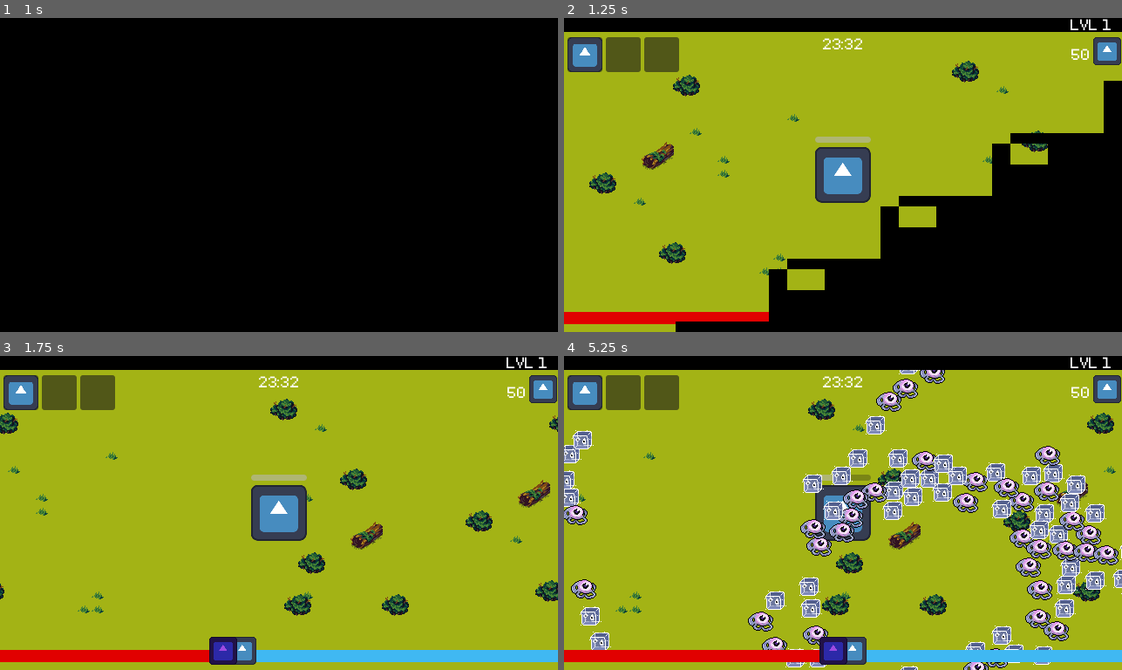
Above: before the commit, frames 1-4 (two rows, left to right).
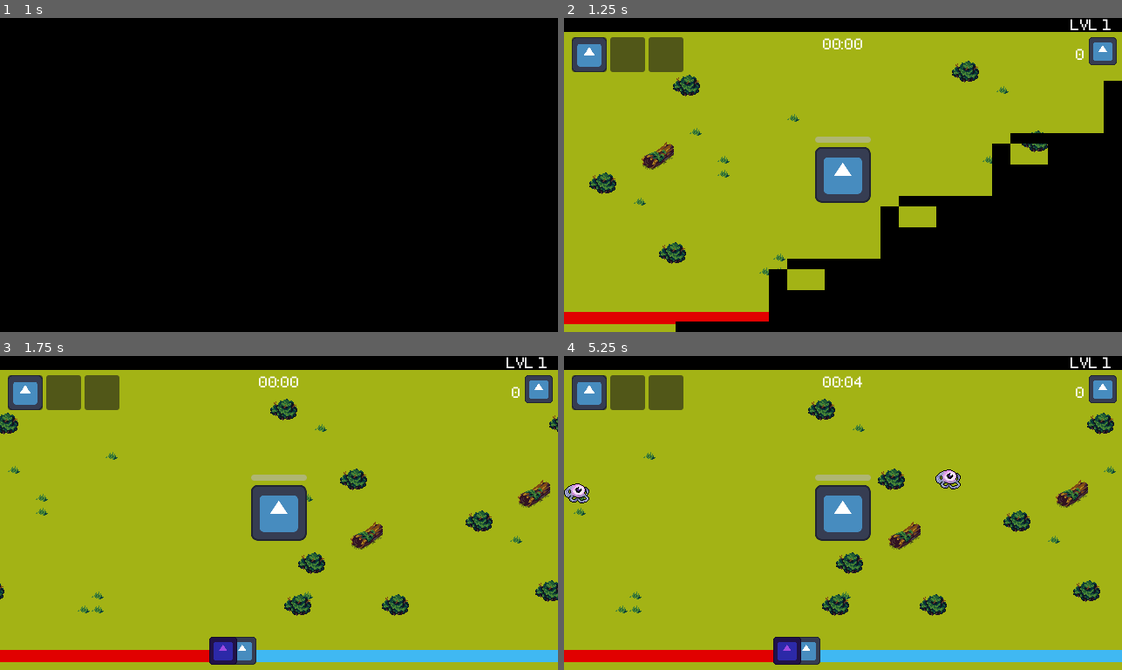
Above: after the commit, the same moments.

Repository: CIlie23/Untitled-MicroJam-69-Game
Game: Godot game, scene res://scenes/MenuScenes/main_menu.tscn
The game is run twice, just before and just after one commit, with the same random seed, the same clock (stepped at 60 frames per second) and the same inputs. The engine's default icon, where the game draws it, is replaced by a stand-in: a white triangle on a blue panel in a dark square.
Inputs (mouse positions are in pixels of both pictures, inside the frame that each line leads up to):
- Up to frame 1 (1 s): click "PLAY" at 0.5 s
- Up to frame 2 (1.25 s): no input
- Up to frame 3 (1.75 s): move the mouse to (401, 497) at 1.27 s; hold D (move_right) from 1.28 s (still down); click (401, 497) at 1.42 s
- Up to frame 4 (5.25 s): move the mouse to (731, 528) at 2.02 s; release D (move_right) at 2.03 s; hold S (move_down) 2.03-2.78 s; move the mouse to (898, 443) at 2.77 s; hold D (move_right) 2.78-3.53 s; move the mouse to (815, 575) at 3.52 s; hold W (move_up) 3.53-4.28 s; click (815, 575) at 3.67 s; move the mouse to (1010, 560) at 4.27 s; hold A (move_left) from 4.28 s (still down); move the mouse to (675, 465) at 5.02 s

Frame 1 is identical in both runs. In frame 2, 1.1% of the frame differs, in the area x 0-100%, y 6-18%; in frame 3, 1.1%; in frame 4, 16%, in the area x 0-100%, y 4-100%.

Commit message:
fix

Diff:
--- a/scenes/Cards/card.tscn
+++ b/scenes/Cards/card.tscn
@@ -5,6 +5,7 @@
 [ext_resource type="Shader" uid="uid://lkuwaqgpubaf" path="res://scenes/Cards/card.gdshader" id="2_3drot"]
 [ext_resource type="Texture2D" uid="uid://c3mdlqqo0cwoa" path="res://assets/monsters/2.png" id="5_avk55"]
 [ext_resource type="Texture2D" uid="uid://cupglc11tjolx" path="res://assets/textures/Tiles_A_white.png" id="5_t5m02"]
+[ext_resource type="FontFile" uid="uid://bq5vkmfwi2qco" path="res://assets/fonts/Cairopixel.ttf" id="6_avk55"]
 
 [sub_resource type="FastNoiseLite" id="FastNoiseLite_kntej"]
 seed = -15
@@ -82,6 +83,28 @@
 offset_bottom = 123.0
 texture = ExtResource("5_avk55")
 
+[node name="cardDescription" type="RichTextLabel" parent="CardTexture" unique_id=454837627]
+layout_mode = 0
+offset_left = 4.0
+offset_top = 127.0
+offset_right = 149.0
+offset_bottom = 202.0
+theme_override_colors/default_color = Color(0, 0, 0, 1)
+theme_override_fonts/normal_font = ExtResource("6_avk55")
+bbcode_enabled = true
+text = "Card description here
+[color=green]+ 10[/color] Something
+[color=red]- 10[/color] Something"
+
+[node name="cardCost" type="Label" parent="CardTexture" unique_id=1330241335]
+layout_mode = 0
+offset_left = 101.0
+offset_top = 1.0
+offset_right = 144.0
+offset_bottom = 21.0
+theme_override_colors/font_color = Color(0, 0, 0, 1)
+text = "COST"
+
 [connection signal="gui_input" from="." to="." method="_on_gui_input"]
 [connection signal="mouse_entered" from="." to="." method="_on_mouse_entered"]
 [connection signal="mouse_exited" from="." to="." method="_on_mouse_exited"]
--- a/scenes/Player/player.gd
+++ b/scenes/Player/player.gd
@@ -32,6 +32,8 @@
 		XP = value
 		_update_hud()
 var total_XP : int = 0
+# gems the body picked up this run, whoever was driving
+var souls : int = 0
 
 
 func _ready() -> void:
@@ -102,6 +104,8 @@
 
 
 func gain_XP(amount):
+	souls += 1
+	%Souls.text = str(souls)
 	# shared body: kills feed both souls, the player keeps the larger share.
 	# Possessed, the soul farms alone and the player stops levelling.
 	if possessed:
--- a/scenes/Spawner/spawner.tscn
+++ b/scenes/Spawner/spawner.tscn
@@ -18,6 +18,7 @@
 autostart = true
 
 [node name="Pattern" type="Timer" parent="." unique_id=477231456]
+wait_time = 10.0
 autostart = true
 
 [connection signal="timeout" from="Elite" to="." method="_on_elite_timeout"]
--- a/scenes/world/world.gd
+++ b/scenes/world/world.gd
@@ -10,7 +10,19 @@
 @export var seconds_per_extra_word: float = 1.5
 @export var revive_health: float = 30.0 # you come back on this much after an exorcism
 
+var run_time := 0.0
+
 @onready var player: CharacterBody2D = $Player
+
+
+func _process(delta: float) -> void:
+	# delta, not wall clock: the clock stops whenever the tree is paused
+	run_time += delta
+	%timeLabel.text = _format_time(run_time)
+
+
+func _format_time(seconds: float) -> String:
+	return "%02d:%02d" % [floori(seconds / 60.0), int(seconds) % 60]
 
 
 func _ready() -> void:
--- a/scenes/world/world.tscn
+++ b/scenes/world/world.tscn
@@ -366,59 +366,8 @@
 grow_vertical = 2
 metadata/_edit_lock_ = true
 
-[node name="topContainer" type="VBoxContainer" parent="CanvasLayer/Control" unique_id=1311282561]
-layout_mode = 1
-anchors_preset = 10
-anchor_right = 1.0
-offset_bottom = 48.0
-grow_horizontal = 2
-
-[node name="XP" type="ProgressBar" parent="CanvasLayer/Control/topContainer" unique_id=1370714082]
-unique_name_in_owner = true
-custom_minimum_size = Vector2(0, 16)
-layout_mode = 2
-theme_override_constants/outline_size = 5
-theme_override_styles/background = SubResource("StyleBoxFlat_84vye")
-theme_override_styles/fill = SubResource("StyleBoxFlat_vamnb")
-max_value = 10.0
-show_percentage = false
-
-[node name="Level" type="Label" parent="CanvasLayer/Control/topContainer/XP" unique_id=1741968372]
-unique_name_in_owner = true
-layout_mode = 1
-anchors_preset = 6
-anchor_left = 1.0
-anchor_top = 0.5
-anchor_right = 1.0
-anchor_bottom = 0.5
-offset_left = -59.0
-offset_top = -10.0
-offset_bottom = 10.0
-grow_horizontal = 0
-grow_vertical = 2
-text = "LVL 1"
-
-[node name="timeLabel" type="Label" parent="CanvasLayer/Control/topContainer" unique_id=2146714956]
-layout_mode = 2
-text = "23:32"
-horizontal_alignment = 1
-
-[node name="TypingChallenge" parent="CanvasLayer/Control" unique_id=1649663134 instance=ExtResource("17_typing")]
-unique_name_in_owner = true
-visible = false
-layout_mode = 1
-
-[node name="PickCard" parent="CanvasLayer/Control" unique_id=1306509114 instance=ExtResource("15_pick")]
-unique_name_in_owner = true
-visible = false
-layout_mode = 1
-
-[node name="DeathScreen" parent="CanvasLayer/Control" unique_id=1067645547 instance=ExtResource("16_death")]
-unique_name_in_owner = true
-visible = false
-layout_mode = 1
-
-[node name="HBoxContainer" type="HBoxContainer" parent="CanvasLayer" unique_id=1514275545]
+[node name="HBoxContainer" type="HBoxContainer" parent="CanvasLayer/Control" unique_id=1514275545]
+layout_mode = 1
 anchors_preset = 14
 anchor_top = 0.5
 anchor_right = 1.0
@@ -432,31 +381,85 @@
 theme_override_constants/separation = 450
 alignment = 1
 
-[node name="weaponContainer" type="HBoxContainer" parent="CanvasLayer/HBoxContainer" unique_id=1612392555]
-layout_mode = 2
-
-[node name="Slot" parent="CanvasLayer/HBoxContainer/weaponContainer" unique_id=1630648498 instance=ExtResource("13_srmg5")]
+[node name="weaponContainer" type="HBoxContainer" parent="CanvasLayer/Control/HBoxContainer" unique_id=1612392555]
+layout_mode = 2
+
+[node name="Slot" parent="CanvasLayer/Control/HBoxContainer/weaponContainer" unique_id=1630648498 instance=ExtResource("13_srmg5")]
 layout_mode = 2
 weapon = ExtResource("14_umvgx")
 
-[node name="Slot2" parent="CanvasLayer/HBoxContainer/weaponContainer" unique_id=748344731 instance=ExtResource("13_srmg5")]
-layout_mode = 2
-
-[node name="Slot3" parent="CanvasLayer/HBoxContainer/weaponContainer" unique_id=418538664 instance=ExtResource("13_srmg5")]
-layout_mode = 2
-
-[node name="coinContainer" type="HBoxContainer" parent="CanvasLayer/HBoxContainer" unique_id=346484124]
+[node name="Slot2" parent="CanvasLayer/Control/HBoxContainer/weaponContainer" unique_id=748344731 instance=ExtResource("13_srmg5")]
+layout_mode = 2
+
+[node name="Slot3" parent="CanvasLayer/Control/HBoxContainer/weaponContainer" unique_id=418538664 instance=ExtResource("13_srmg5")]
+layout_mode = 2
+
+[node name="soulsContainer" type="HBoxContainer" parent="CanvasLayer/Control/HBoxContainer" unique_id=346484124]
 layout_mode = 2
 alignment = 2
 
-[node name="Label" type="Label" parent="CanvasLayer/HBoxContainer/coinContainer" unique_id=492117884]
-layout_mode = 2
-text = "50"
-
-[node name="TextureRect" type="TextureRect" parent="CanvasLayer/HBoxContainer/coinContainer" unique_id=1814578757]
+[node name="Souls" type="Label" parent="CanvasLayer/Control/HBoxContainer/soulsContainer" unique_id=492117884]
+unique_name_in_owner = true
+layout_mode = 2
+text = "0"
+
+[node name="TextureRect" type="TextureRect" parent="CanvasLayer/Control/HBoxContainer/soulsContainer" unique_id=1814578757]
 custom_maximum_size = Vector2(32, 32)
 layout_mode = 2
 texture = ExtResource("3_1fp7r")
+
+[node name="topContainer" type="VBoxContainer" parent="CanvasLayer/Control" unique_id=1311282561]
+layout_mode = 1
+anchors_preset = 10
+anchor_right = 1.0
+offset_bottom = 48.0
+grow_horizontal = 2
+
+[node name="XP" type="ProgressBar" parent="CanvasLayer/Control/topContainer" unique_id=1370714082]
+unique_name_in_owner = true
+custom_minimum_size = Vector2(0, 16)
+layout_mode = 2
+theme_override_constants/outline_size = 5
+theme_override_styles/background = SubResource("StyleBoxFlat_84vye")
+theme_override_styles/fill = SubResource("StyleBoxFlat_vamnb")
+max_value = 10.0
+show_percentage = false
+
+[node name="Level" type="Label" parent="CanvasLayer/Control/topContainer/XP" unique_id=1741968372]
+unique_name_in_owner = true
+layout_mode = 1
+anchors_preset = 6
+anchor_left = 1.0
+anchor_top = 0.5
+anchor_right = 1.0
+anchor_bottom = 0.5
+offset_left = -59.0
+offset_top = -10.0
+offset_bottom = 10.0
+grow_horizontal = 0
+grow_vertical = 2
+text = "LVL 1"
+
+[node name="timeLabel" type="Label" parent="CanvasLayer/Control/topContainer" unique_id=2146714956]
+unique_name_in_owner = true
+layout_mode = 2
+text = "00:00"
+horizontal_alignment = 1
+
+[node name="TypingChallenge" parent="CanvasLayer/Control" unique_id=1649663134 instance=ExtResource("17_typing")]
+unique_name_in_owner = true
+visible = false
+layout_mode = 1
+
+[node name="PickCard" parent="CanvasLayer/Control" unique_id=1306509114 instance=ExtResource("15_pick")]
+unique_name_in_owner = true
+visible = false
+layout_mode = 1
+
+[node name="DeathScreen" parent="CanvasLayer/Control" unique_id=1067645547 instance=ExtResource("16_death")]
+unique_name_in_owner = true
+visible = false
+layout_mode = 1
 
 [node name="VersusBar" parent="CanvasLayer" unique_id=1825016425 instance=ExtResource("9_mxkvs")]
 unique_name_in_owner = true
Binary file removed: 629e69132ad72.jpg
Not shown, removed: 629e69132ad72.jpg.import
